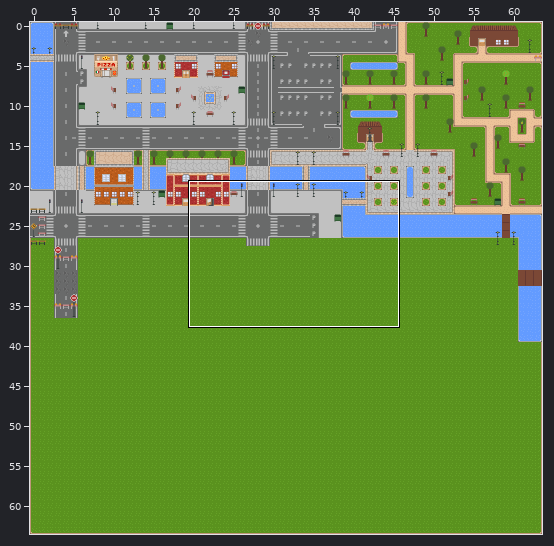
Two states of a Tiled map (JSON), assets/map/map1.json. The picture above shows the old version from afar; the outline marks the close-up.
Close-up. As it was:
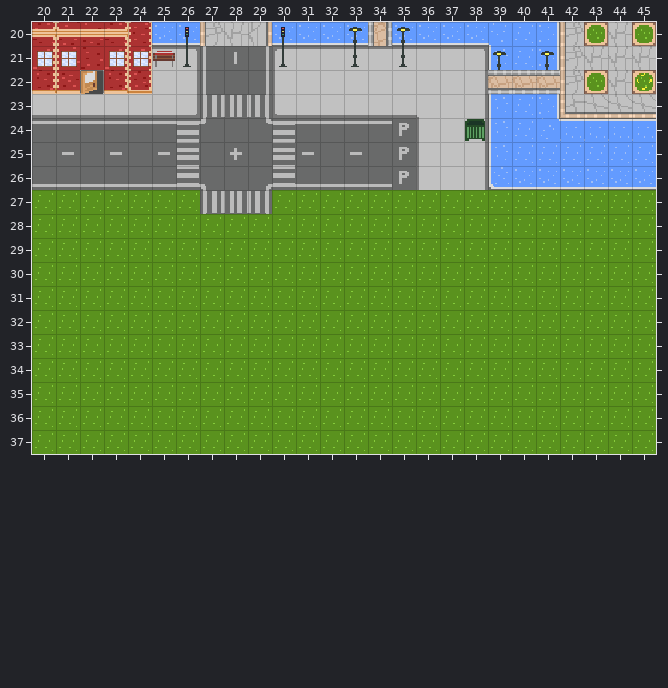
Cells are 16x16 px. Shown: x 20..45, y 20..37. The commit also changed other parts of the map, which this record leaves out.
Once edited:
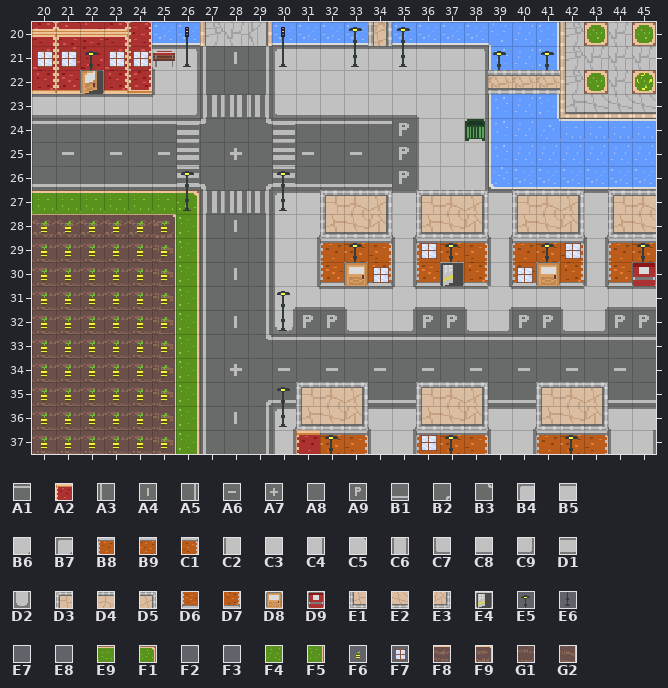
Key: from "tileset_map1": A1 3, A2 8, A3 15, A4 16, A5 17, A6 18, A7 30, A8 31, A9 32, B1 33, B2 35, B3 50, B4 60, B5 61, B6 63, B7 65, B8 68, B9 69, C1 70, C2 75, C3 76, C4 77, C5 78, C6 82, C7 90, C8 91, C9 92, D1 94, D2 97, D3 105, D4 106, D5 107, D6 113, D7 115, D8 128, D9 129, E1 135, E2 136, E3 137, E4 145, E5 158, E6 173, E7 193, E8 194, E9 196, F1 197, F2 208, F3 209, F4 211, F5 212, F6 221, F7 233, F8 294, F9 295, G1 309, G2 310.
__ is an empty cell, ## one hidden under a higher layer.
Tiles replaced or removed in this view: C3, C8, F4.
Tiles of an added or newly shown layer are drawn over the layers below it.
Change:
Changed rows in their new state; .. is an unchanged cell.
Layer "Ground":
first column x 20:
22 .. .. .. .. .. C2
23 D1 D1 D1 D1 D1 ..
first column x 20:
27 E9 E9 E9 E9 E9 E9 F1 .. .. .. B4 B5 ## ## ## B5 ## ## ## B5 ## ## ## B5 ## ##
28 F8 F8 F8 F8 F8 F9 F5 A3 A4 A5 C2 B6 ## ## ## B6 ## ## ## B6 ## ## ## B6 ## ##
29 G1 G1 G1 G1 G1 G2 F5 A3 A8 A5 C2 C4 ## ## ## C6 ## ## ## C6 ## ## ## C6 ## ##
30 G1 G1 G1 G1 G1 G2 F5 A3 A4 A5 C2 C4 ## ## ## C6 ## ## ## C6 ## ## ## C6 ## ##
31 G1 G1 G1 G1 G1 G2 F5 A3 A8 A5 C2 C8 D1 B5 B5 C5 D1 D1 B5 C5 D1 D1 B5 C5 D1 D1
32 G1 G1 G1 G1 G1 G2 F5 A3 A4 A5 D2 A9 A9 C7 C8 C9 A9 A9 C7 C9 A9 A9 C7 C9 A9 A9
33 G1 G1 G1 G1 G1 G2 F5 A3 A8 B3 A1 A1 A1 A1 A1 A1 A1 A1 A1 A1 A1 A1 A1 A1 A1 A1
34 G1 G1 G1 G1 G1 G2 F5 A3 A7 A8 A6 A8 A6 A8 A6 A8 A6 A8 A6 A8 A6 A8 A6 A8 A6 A8
35 G1 G1 G1 G1 G1 G2 F5 A3 A8 B2 B1 ## ## ## B1 B1 ## ## ## B1 B1 ## ## ## B1 B1
36 G1 G1 G1 G1 G1 G2 F5 A3 A4 A5 B7 ## ## ## B5 B5 ## ## ## B5 B5 ## ## ## B5 B5
37 G1 G1 G1 G1 G1 G2 F5 A3 A8 A5 C6 ## ## ## C2 C4 ## ## ## C2 C4 ## ## ## C2 C4
Layer "Objects":
first column x 26:
27 E6 .. .. .. E6 .. .. .. .. .. .. .. .. .. .. .. .. .. .. ..
28 .. .. .. .. .. .. E1 E2 E3 .. E1 E2 E3 .. E1 E2 E3 .. E1 E2
29 .. .. .. .. .. .. B8 B9 C1 .. B8 B9 C1 .. B8 B9 C1 .. B8 B9
30 .. .. .. .. .. .. D6 .. D7 .. D6 .. D7 .. D6 .. D7 .. D6 ..
32 .. .. .. .. E6 .. .. .. .. .. .. .. .. .. .. .. .. .. .. ..
first column x 30:
36 E6 E1 E2 E3 .. .. E1 E2 E3 .. .. E1 E2 E3
37 .. A2 B9 C1 .. .. B8 B9 C1 .. .. B8 B9 C1
Layer "Ornaments":
first column x 22:
21 E5
first column x 20:
26 .. .. .. .. .. .. E5 .. .. .. E5 .. .. .. .. .. .. .. .. .. .. .. .. .. .. ..
27 .. .. .. .. .. .. .. .. .. .. .. .. D3 D4 D5 .. D3 D4 D5 .. D3 D4 D5 .. D3 D4
28 F6 F6 F6 F6 F6 F6 .. .. .. .. .. .. .. .. .. E8 .. .. .. E8 .. .. .. E8 .. ..
29 F6 F6 F6 F6 F6 F6 .. .. .. .. .. .. .. E5 .. .. F7 E5 .. .. .. E5 F7 .. .. E5
30 F6 F6 F6 F6 F6 F6 .. .. .. .. .. .. .. D8 F7 .. .. E4 .. .. F7 D8 .. .. .. D9
31 F6 F6 F6 F6 F6 F6 .. .. .. .. E5 .. .. E8 .. F3 .. .. E8 E7 .. .. E8 E7 .. ..
32 F6 F6 F6 F6 F6 F6 .. .. .. .. .. .. .. .. .. .. .. .. .. .. .. .. .. .. .. ..
33 F6 F6 F6 F6 F6 F6 .. .. .. .. .. .. .. .. .. .. .. .. .. .. .. .. .. .. .. ..
34 F6 F6 F6 F6 F6 F6 .. .. .. .. .. .. .. .. .. .. .. .. .. .. .. .. .. .. .. ..
35 F6 F6 F6 F6 F6 F6 .. .. .. .. E5 D3 D4 D5 .. .. D3 D4 D5 .. .. D3 D4 D5 .. ..
36 F6 F6 F6 F6 F6 F6 .. .. .. .. .. .. .. .. E8 E7 .. .. .. E8 E7 .. .. .. E8 ..
37 F6 F6 F6 F6 F6 F6 .. .. .. .. .. .. E5 .. .. .. F7 E5 .. .. .. .. E5 .. .. ..
Layer "Ornaments2" (added):
first column x 30:
31 E7 F2 .. .. .. E7
Where, in picture pixels (left, top, right, bottom), the same in both close-ups:
added: (85, 51, 98, 70)
changed: (32, 70, 155, 97)
changed: (32, 171, 656, 454)
